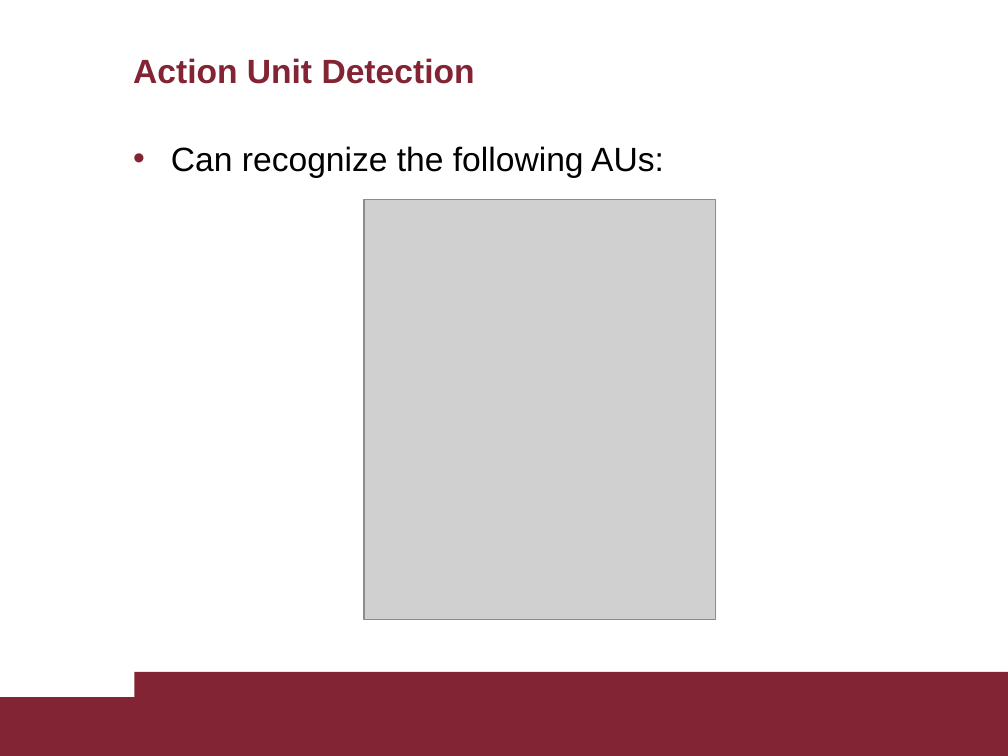
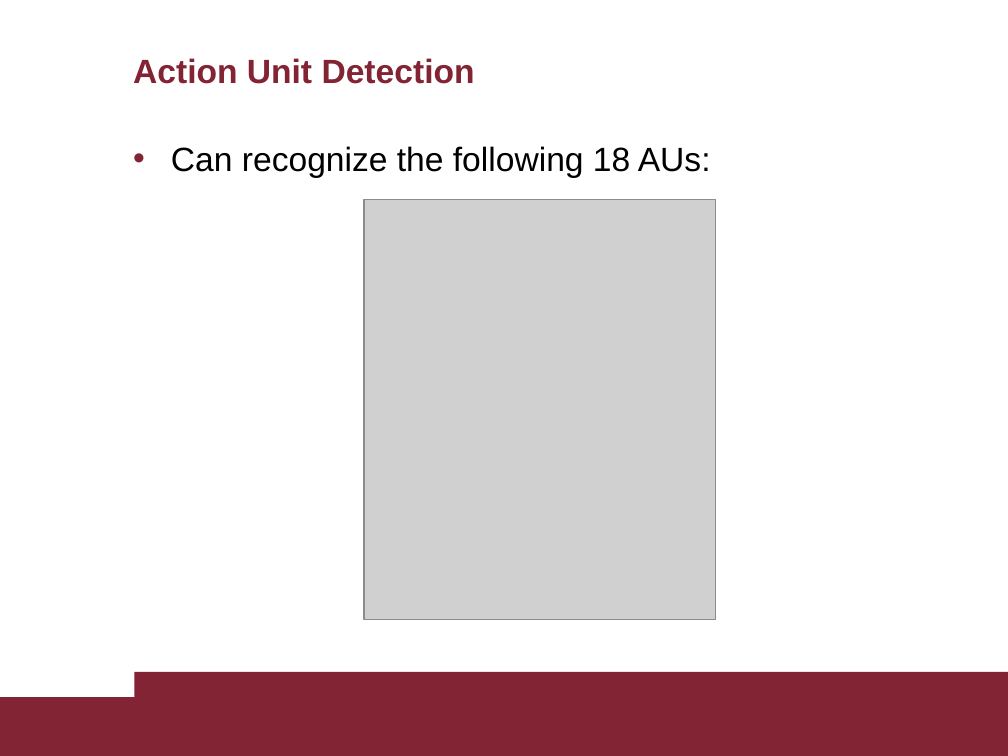
Before and after one commit to AscaL/thesis, a slide deck: slide 16 of Tesi Emanuele Orfanelli 1383726.pptx. Drawn at 1008x756 pixels with LibreOffice and Linux fonts; fonts in the diff are those of the drawing; grey boxes stand for pictures. Boxes give left, top, right and bottom in pixels: in the first picture for what was removed or moved away, otherwise in the second. Text is boxed around its words. In the diff, an @@ line names an element or a change of style, - is before the commit and + after.

```diff
--- a/Tesi Emanuele Orfanelli 1383726.pptx
+++ b/Tesi Emanuele Orfanelli 1383726.pptx
@@ text at <box>171,146,711,178</box>: text changed @@
-• Can recognize the following AUs:
+• Can recognize the following 18 AUs:
```
Also in this commit, not shown: 23 other slides changed, 4 other files.
